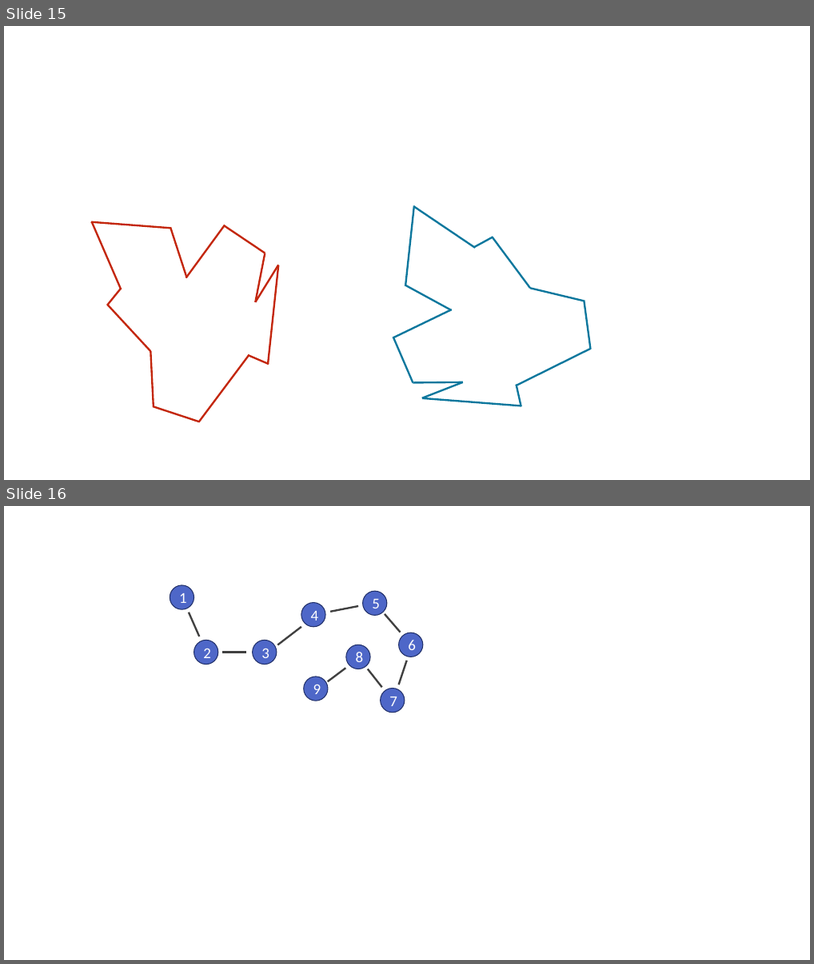
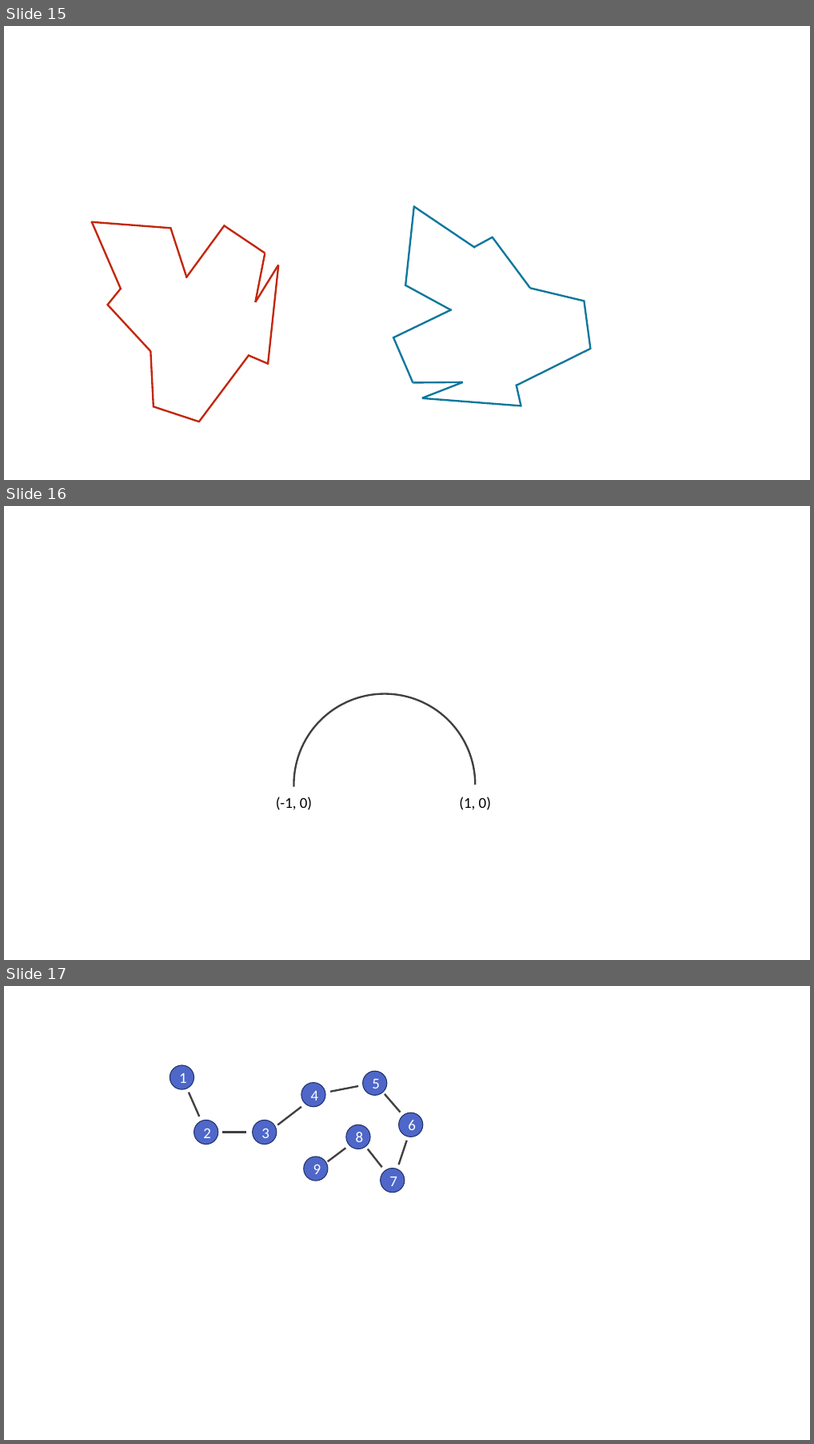
Before and after one commit to phcompeau/biological_modeling_course, a slide deck: figures/MMBS Figures.pptx. Shown one above the other, each under a label of ours: slides 15 and 16 before the commit, slides 15, 16 and 17 after it. The pictures are 814x964 and 814x1444 pixels, drawn with LibreOffice and Linux fonts; fonts in the diff are those of the drawing. Boxes give left, top, right and bottom in pixels: in the first picture for what was removed or moved away, otherwise in the second. Text is boxed around its words. In the diff, an @@ line names an element or a change of style, - is before the commit and + after.

```diff
--- a/figures/MMBS Figures.pptx
+++ b/figures/MMBS Figures.pptx
@@ slide 16 added at bbox=[4, 506, 810, 960], background #FFFFFF @@
@@ arc (boxed as its full ellipse) added at bbox=[294, 693, 475, 875], outline #404040 2.25 pt @@
@@ text added at bbox=[276, 796, 312, 810], 18 pt, text #000000 @@
+(-1, 0)
@@ text added at bbox=[459, 796, 491, 810], 18 pt, text #000000 @@
+(1, 0)
@@ what was slide 16 is now slide 17 @@
```
Also in this commit, not shown: 1 slide changed, 1 slide removed, 2 other files.
